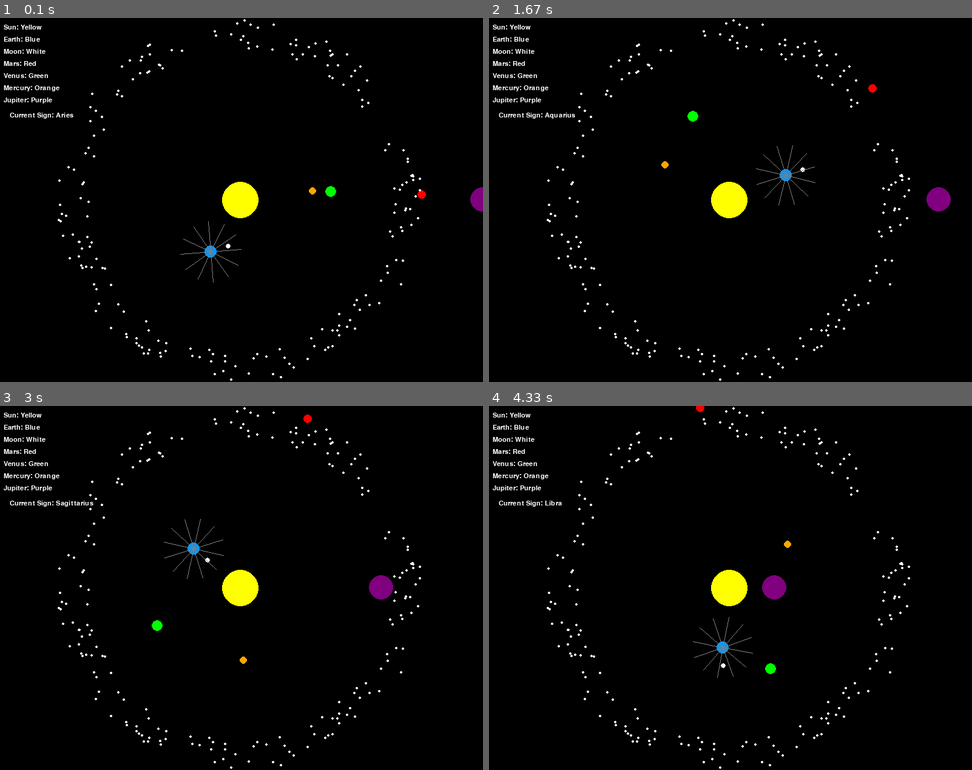
Above: before the commit, frames 1-4 (two rows, left to right).
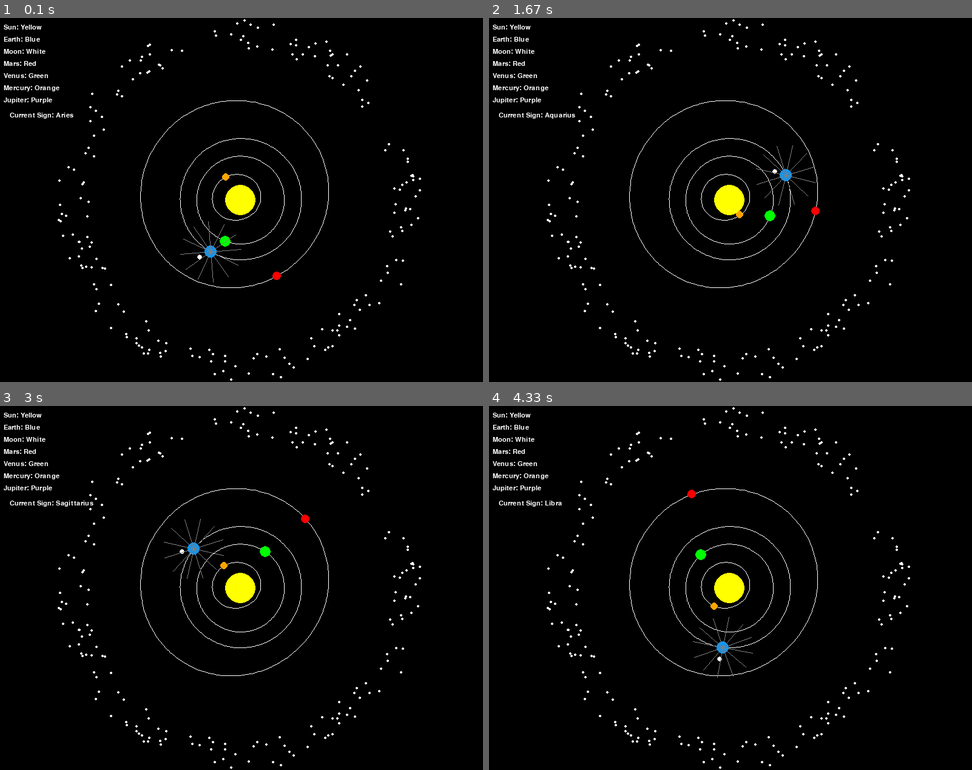
Above: after the commit, the same moments.

Repository: LBassett21/ReplicateAntikythera
Game: pygame game, started from ReplicateAntikythera/ReplicateAntikythera.py
Same seed, same stepped clock (60 frames per second), same inputs: the game is played once before the commit and once after it.
Inputs:
- Up to frame 1 (0.1 s): no input
- Up to frame 2 (1.67 s): no input
- Up to frame 3 (3 s): no input
- Up to frame 4 (4.33 s): no input

The runs differ from the first frame. In frame 1, 1.0% of the frame differs, in the area x 29-100%, y 22-75%; in frame 2, 1.1%; in frame 3, 1.1%, in the area x 29-82%, y 2-75%; in frame 4, 1.1%.

Commit message:
added visible orbit paths

Diff:
--- a/ReplicateAntikythera/Database.py
+++ b/ReplicateAntikythera/Database.py
@@ -1,4 +1,6 @@
 import sqlite3
+
+solar_years_to_days = 365.242
 
 class Database():
     database = None
@@ -27,7 +29,13 @@
         '''
         )
 
+        self.addObject("Mercury", "Sun", 0.387098, 0.205630, 7.005, 48.331, 29.124, 88 / solar_years_to_days, "2026-08-13", "J2000")
+        self.addObject("Venus", "Sun", 0.723332, 0.006772, 3.39458, 76.680, 54.884, 583.92 / solar_years_to_days, "2026-12-25", "J2000")
         self.addObject("Earth", "Sun", 1, 0.0167086, 0.00005, -11.26064, 114.20783, 1, "2023-01-04", "J2000")
+        self.addObject("Mars", "Sun", 1.52368055, 0.0934, 1.850, 49.57845, 286.5, 779.94 / solar_years_to_days, "2022-6-21", "J2000")
+        self.addObject("Jupiter", "Sun", 5.2038, 0.0489, 1.303, 100.464, 273.867, 398.88 / solar_years_to_days, "2023-1-21", "J2000")
+        self.addObject("Neptune", "Sun", 30.07, 0.008678, 1.770, 131.783, 273.187, 367.49 / solar_years_to_days, "2042-09-04", "J2000")
+        self.addObject("Moon", "Earth", 0.00257, 0.0549, 5.145, 0, 0, 29.530 / solar_years_to_days, "2023-01-04", "J2000")
 
         self.database.commit()
 
@@ -72,4 +80,5 @@
             """
         )
 
-        return self.dbcursor.fetchall()[0][0]
+        result = self.dbcursor.fetchone()[0]
+        return result
--- a/ReplicateAntikythera/GUI.py
+++ b/ReplicateAntikythera/GUI.py
@@ -7,6 +7,41 @@
 from ReplicateAntikythera import *
 import time
 
+orbit_traces = {}
+
+def scale(d):
+    return (1/600-1/30)*d + 1
+
+def drawOrbit(planet, surface, sim_time = 0, sample_points = 250, use_cache = True):
+    if planet in orbit_traces and use_cache:
+        orbit_trace = orbit_traces[planet]
+    else:
+        orbit_trace = pygame.Surface((width, height), pygame.SRCALPHA)
+        points = []
+        num_points = sample_points
+        for i in range(0, num_points):
+            t = i * (planet.orbit.T / num_points)
+            pos = (planet.getPos(t)) * px_per_au
+            point = (pos[0] + width / 2, pos[1] + height / 2)
+            points.append(point)
+        pygame.draw.polygon(orbit_trace, pygame.Color(255, 255, 255), points, 1)
+        if use_cache:
+            orbit_traces[planet] = orbit_trace
+
+    primary_pos = planet.getPrimaryPos(sim_time)
+    offset_x = (primary_pos[0] * px_per_au)
+    offset_y = (primary_pos[1] * px_per_au)
+
+    surface.blit(orbit_trace, (offset_x, offset_y))
+
+def drawSatellite(sat, sim_time, color, radius, surface):
+    pos_x = width/2 + sat.getPrimaryPos(sim_time)[0] + sat.getPos(sim_time)[0] * px_per_au
+    pos_y = height/2 + sat.getPrimaryPos(sim_time)[1] + sat.getPos(sim_time)[1] * px_per_au
+    pygame.draw.circle(surface, color, (pos_x, pos_y), radius)
+
+db = Database()
+db.initDatabase()
+
 #Reference date
 ref_date = date(2024, 1, 4)
 
@@ -15,6 +50,8 @@
 
 # Set up the display
 width, height = 800, 600 #size of the display.
+# AU to px conversion
+px_per_au = 100
 screen = pygame.display.set_mode((width, height)) #creating pygame screen with width and height
 pygame.display.set_caption("2D Solar System") #title
 
@@ -41,7 +78,7 @@
 WHITE = (255, 255, 255)
 
 # Define planet properties
-sun_radius = 30
+sun_radius = 25
 sun_pos = (width // 2, height // 2)
 sun_mass = 1000
 
@@ -81,6 +118,8 @@
 jupiter_speed = -0.008
 jupiter_angle = 0
 jupiter_mass = 2.5
+
+neptune_radius = 9
 
 
 #Define the information for the key
@@ -115,8 +154,22 @@
 db = Database()
 db.initDatabase()
 
-earth_orbit = Orbit.fromDb("Earth", db)
-earth = Planet(earth_orbit)
+planets = {
+    "Mercury": Planet(Orbit.fromDb("Mercury", db)),
+    "Venus": Planet(Orbit.fromDb("Venus", db)),
+    "Earth" : Planet(Orbit.fromDb("Earth", db)),
+    "Mars": Planet(Orbit.fromDb("Mars", db)),
+    #"Jupiter": Planet(Orbit.fromDb("Jupiter", db)),
+    #"Saturn": Planet(Orbit.fromDb("Saturn", db)),
+    #"Uranus": Planet(Orbit.fromDb("Uranus", db)),
+    "Neptune": Planet(Orbit.fromDb("Neptune", db))
+}
+
+moons = {
+    "Moon": Moon(Orbit.fromDb("Moon", db), planets["Earth"])
+}
+
+moons["Moon"].orbit.a = 0.2
 
 # Main game loop
 running = True
@@ -141,16 +194,18 @@
     screen.fill(BLACK)
 
     # Update planet positions
-    earth_x = sun_pos[0] + earth.getPos(sim_time)[0] * 100
-    earth_y = sun_pos[1] + earth.getPos(sim_time)[1] * 100
+    earth_x = sun_pos[0] + planets["Earth"].getPos(sim_time)[0] * px_per_au
+    earth_y = sun_pos[1] + planets["Earth"].getPos(sim_time)[1] * px_per_au
     earth_angle += earth_speed
+
+    """
 
     moon_x = earth_x + math.cos(moon_angle) * moon_distance
     moon_y = earth_y + math.sin(moon_angle) * moon_distance
     moon_angle += moon_speed
 
-    mars_x = sun_pos[0] + math.cos(mars_angle) * mars_distance
-    mars_y = sun_pos[1] + math.sin(mars_angle) * mars_distance
+    mars_x = sun_pos[0] + planets["Mars"].getPos(sim_time)[0] * px_per_au
+    mars_y = sun_pos[1] + planets["Mars"].getPos(sim_time)[1] * px_per_au
     mars_angle += mars_speed
 
     venus_x = sun_pos[0] + math.cos(venus_angle) * venus_distance
@@ -164,6 +219,8 @@
     jupiter_x = sun_pos[0] + math.cos(jupiter_angle) * jupiter_distance
     jupiter_y = sun_pos[1] + math.sin(jupiter_angle)
     jupiter_angle += jupiter_speed
+
+    """
 
     #Draw the rotating lines for the planet
     #pygame.draw.line(screen, WHITE, sun_pos, (earth_x, earth_y), 1)
@@ -183,14 +240,23 @@
     pygame.draw.circle(screen, YELLOW, sun_pos, sun_radius)
 
     #Draw the moon
-    pygame.draw.circle(screen, WHITE, (int(moon_x), int (moon_y)),moon_radius)
+    #pygame.draw.circle(screen, WHITE, (int(moon_x), int (moon_y)), moon_radius)
 
     # Draw the planets
-    pygame.draw.circle(screen, BLUE, (int(earth_x), int(earth_y)), earth_radius)
-    pygame.draw.circle(screen, RED, (int(mars_x), int(mars_y)), mars_radius)
-    pygame.draw.circle(screen, GREEN, (int(venus_x), int(venus_y)), venus_radius)
-    pygame.draw.circle(screen, ORANGE, (int(mercury_x), int(mercury_y)),mercury_radius)
-    pygame.draw.circle(screen, PURPLE, (int(jupiter_x), int(jupiter_y)),jupiter_radius)
+    drawOrbit(planets["Mercury"], screen)
+    drawSatellite(planets["Mercury"], sim_time, ORANGE, mercury_radius, screen)
+    drawOrbit(planets["Venus"], screen)
+    drawSatellite(planets["Venus"], sim_time, GREEN, venus_radius, screen)
+    drawOrbit(planets["Earth"], screen)
+    drawSatellite(planets["Earth"], sim_time, BLUE, earth_radius, screen)
+    #drawOrbit(moons["Moon"], screen, sim_time)
+    drawSatellite(moons["Moon"], sim_time, WHITE, moon_radius, screen)
+    drawOrbit(planets["Mars"], screen)
+    drawSatellite(planets["Mars"], sim_time, RED, mars_radius, screen)
+    drawOrbit(planets["Neptune"], screen)
+    drawSatellite(planets["Neptune"], sim_time, BLUE, neptune_radius, screen)
+
+    #pygame.draw.circle(screen, PURPLE, (int(jupiter_x), int(jupiter_y)),jupiter_radius)
 
     # Draws the lines around the earth for zodiac signs
     for line_point in zodiac_line_points:
@@ -226,6 +292,7 @@
 
         pygame.draw.circle(screen, WHITE, (int(asteroid_x), int(asteroid_y)), asteroid_radius)
 
+
     # Update the asteroids list
     asteroids = [asteroid for asteroid in asteroids if asteroid[0] >= asteroid_distance_min]
 
@@ -234,4 +301,5 @@
     clock.tick(40)
 
 # Quit the game
+db.closeDatabase()
 pygame.quit()
--- a/ReplicateAntikythera/OrbitalDynamics.py
+++ b/ReplicateAntikythera/OrbitalDynamics.py
@@ -8,6 +8,7 @@
 import re
 
 ref_date = date(2024, 1, 4)
+solar_years_to_days = 365.242
 
 '''
 Kepler's Equation, used in finding true anomaly in tsoToF
@@ -63,8 +64,6 @@
 
         dop = date(int(matches[1]), int(matches[2]), int(matches[3]))
 
-        print(a,e,i,La,w,T,dop)
-
         return Orbit(a, e, i, La, w, T, dop)
 
 
--- a/ReplicateAntikythera/ReplicateAntikythera.py
+++ b/ReplicateAntikythera/ReplicateAntikythera.py
@@ -35,6 +35,16 @@
 
         return pos
 
+    def getPrimaryPos(self, t):
+        if self.primary == None:
+            return (0, 0, 0)
+        else:
+            return self.primary.getPos(t)
+
+    def getDistance(self, t):
+        return self.orbit.getDistance(t)
+
+
 class Planet(Satellite):
     def __init__(self, orbit):
         # Planets have no primary, since they orbit the Sun, which is at the origin.
Binary file changed: ReplicateAntikythera/antikythera_database.db
